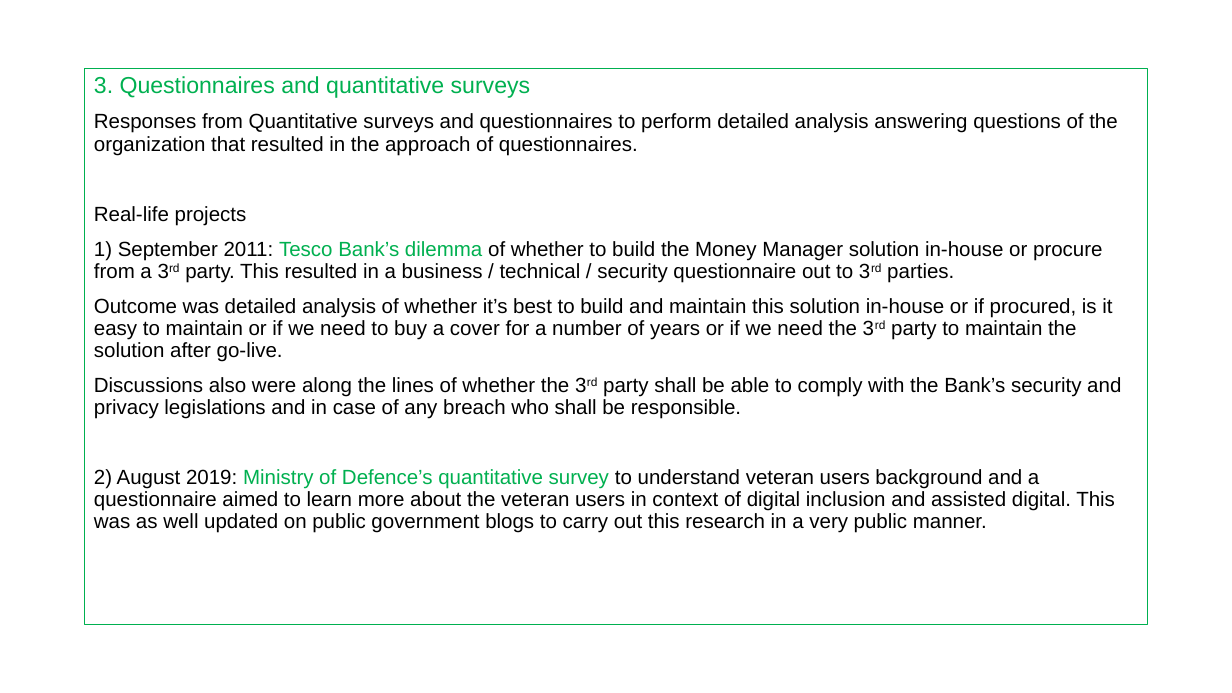
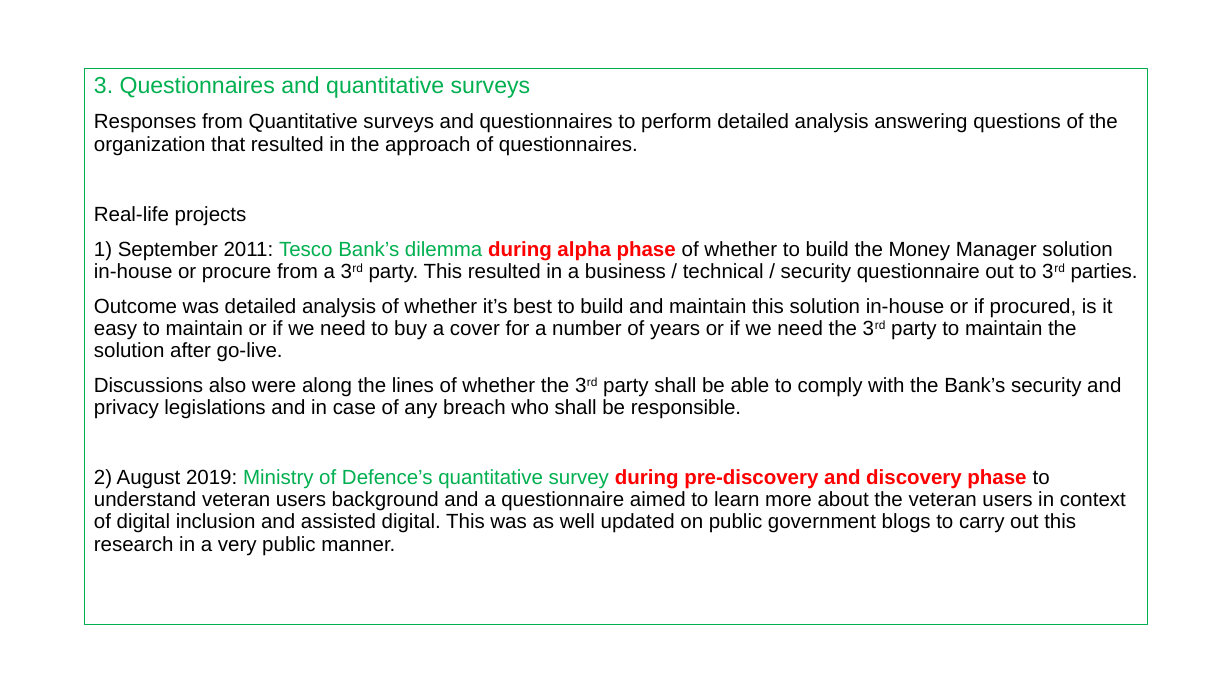
Before and after one commit to RaghavanKasthuri/User-Experience-UX-, a slide deck: slide 4 of Research Methods/User Research Methods.pptx. Drawn at 1232x693 pixels with LibreOffice and Linux fonts; fonts in the diff are those of the drawing. Boxes give left, top, right and bottom in pixels: in the first picture for what was removed or moved away, otherwise in the second. Text is boxed around its words. In the diff, an @@ line names an element or a change of style, - is before the commit and + after.

```diff
--- a/Research Methods/User Research Methods.pptx
+++ b/Research Methods/User Research Methods.pptx
@@ text at bbox=[94, 241, 1138, 283]: text changed @@
-1) September 2011: Tesco Bank’s dilemma of whether to build the Money Manager solution in-house or procure from a 3rd party. This resulted in a business / technical / security questionnaire out to 3rd parties.
+1) September 2011: Tesco Bank’s dilemma during alpha phase of whether to build the Money Manager solution in-house or procure from a 3rd party. This resulted in a business / technical / security questionnaire out to 3rd parties.
@@ text at bbox=[94, 469, 1126, 556]: text changed @@
-2) August 2019: Ministry of Defence’s quantitative survey to understand veteran users background and a questionnaire aimed to learn more about the veteran users in context of digital inclusion and assisted digital. This was as well updated on public government blogs to carry out this research in a very public manner.
+2) August 2019: Ministry of Defence’s quantitative survey during pre-discovery and discovery phase to understand veteran users background and a questionnaire aimed to learn more about the veteran users in context of digital inclusion and assisted digital. This was as well updated on public government blogs to carry out this research in a very public manner.
```
Also in this commit, not shown: 4 other slides changed, 1 slide added.
